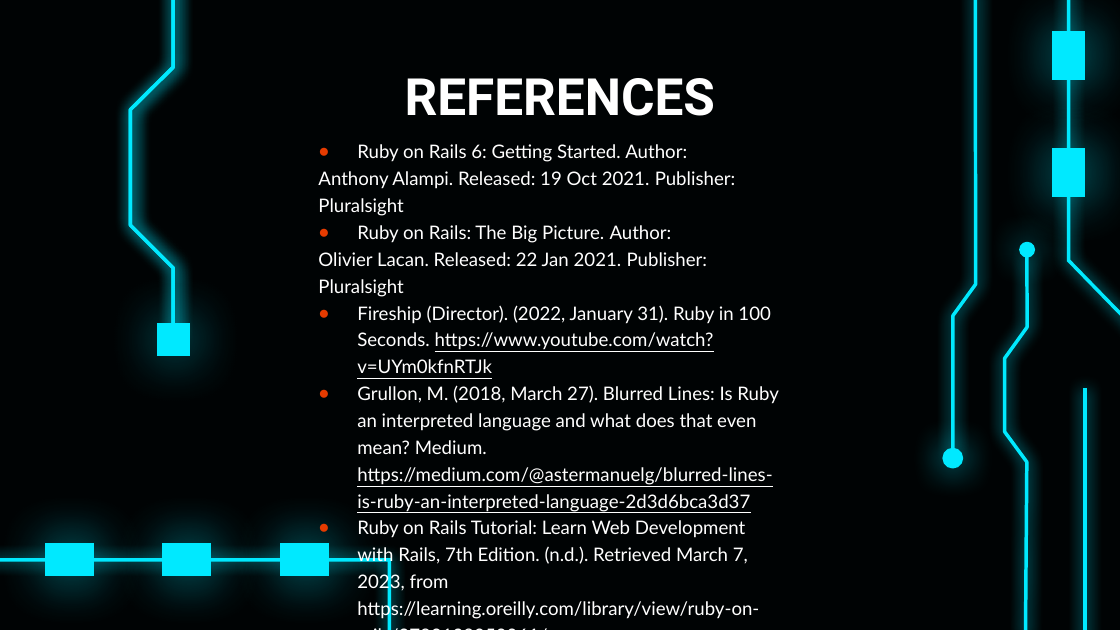
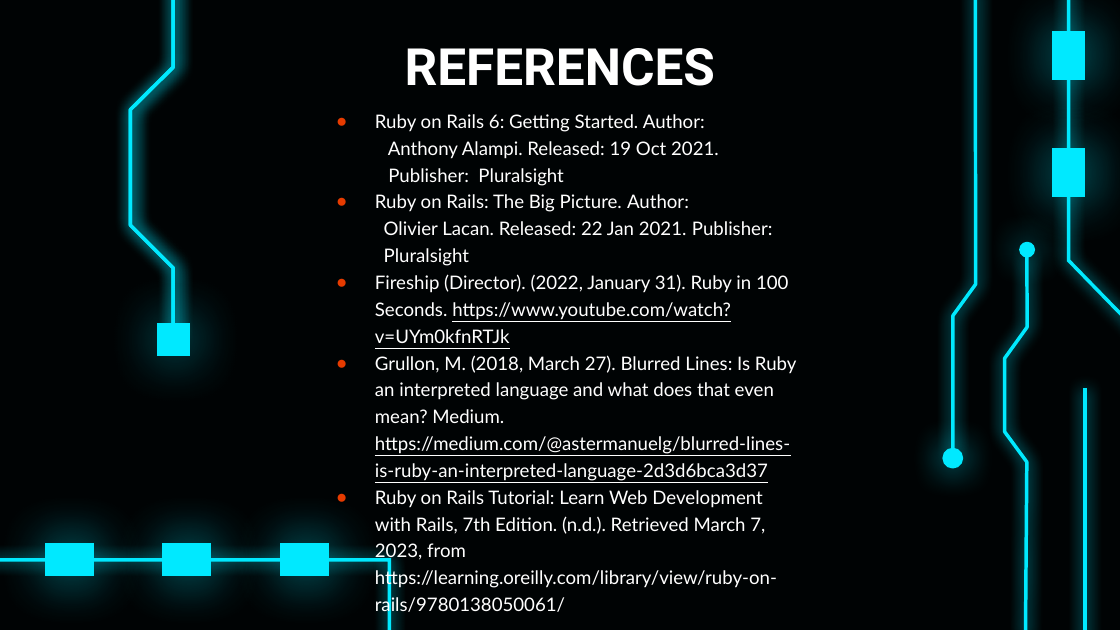
Before and after one commit to mpierce1988/RubyOnRailsPresentation, a slide deck: slide 42 of Presentation/Ruby on Rails.pptx. Drawn at 1120x630 pixels with LibreOffice and Linux fonts; fonts in the diff are those of the drawing. Boxes give left, top, right and bottom in pixels: in the first picture for what was removed or moved away, otherwise in the second. Text is boxed around its words. In the diff, an @@ line names an element or a change of style, - is before the commit and + after.

Commit message:
changed powerpoint

```diff
--- a/Presentation/Ruby on Rails.pptx
+++ b/Presentation/Ruby on Rails.pptx
@@ title "REFERENCES": place and size @@
-title "REFERENCES" at bbox=[405, 78, 715, 116]
+title "REFERENCES" at bbox=[405, 48, 715, 86]
@@ text "Ruby on Rails 6: Getting ...": place and size @@
-text "Ruby on Rails 6: Getting ..." at bbox=[318, 144, 779, 592]
+text "Ruby on Rails 6: Getting ..." at bbox=[375, 114, 797, 562]
@@ text at bbox=[388, 141, 719, 186]: text changed @@
-Anthony Alampi. Released: 19 Oct 2021. Publisher: Pluralsight
+Anthony Alampi. Released: 19 Oct 2021.
+Publisher: Pluralsight
@@ text at bbox=[384, 221, 773, 266]: text changed @@
-Olivier Lacan. Released: 22 Jan 2021. Publisher: Pluralsight
+Olivier Lacan. Released: 22 Jan 2021. Publisher:
+Pluralsight
```
